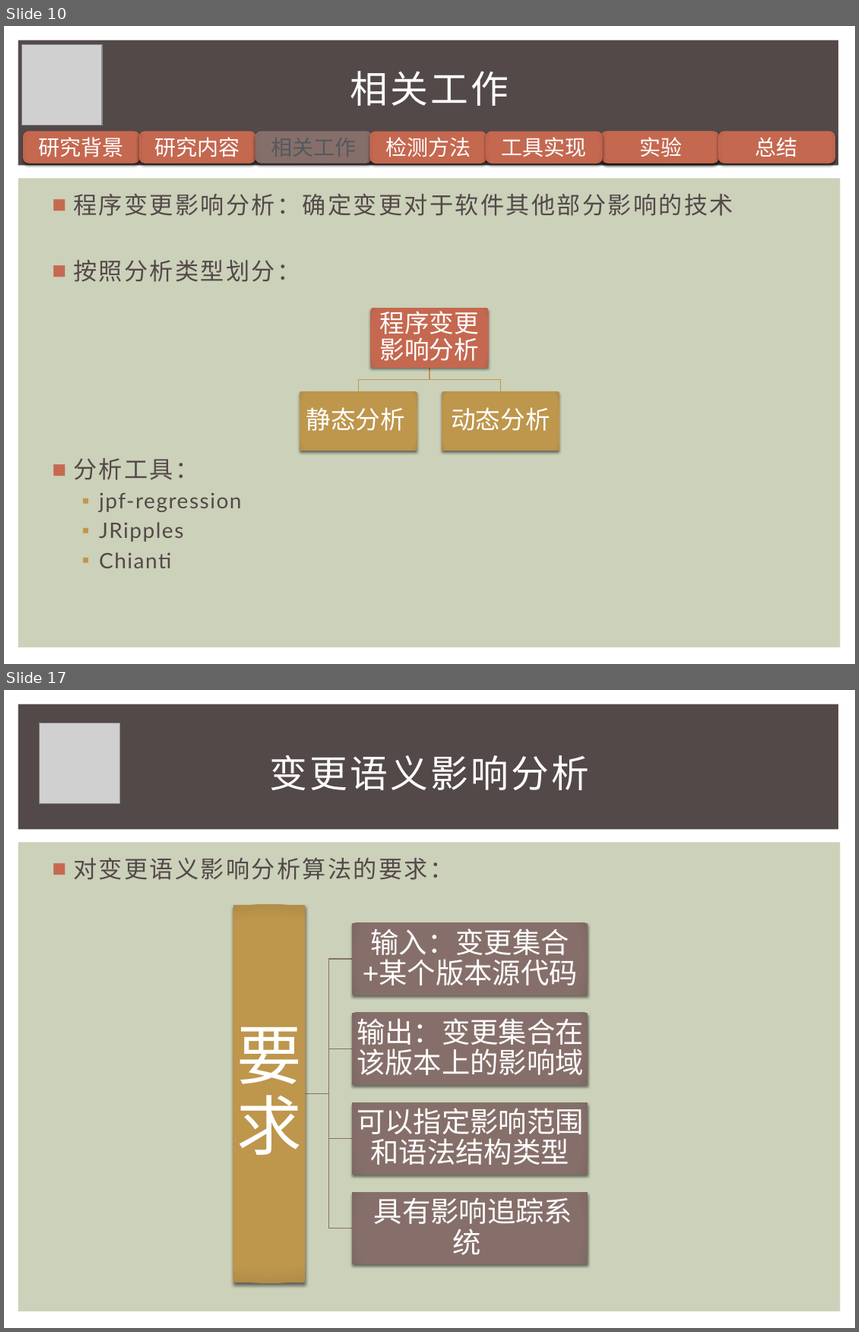
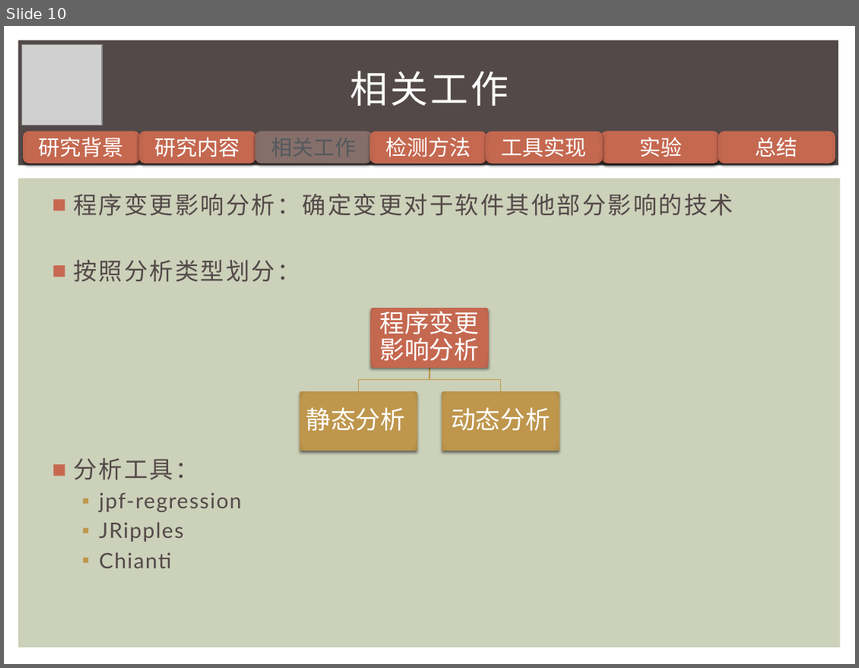
Before and after one commit to iewrer/mythesis, a slide deck: 答辩PPT.pptx. Shown one above the other, each under a label of ours: slides 10 and 17 before the commit, slide 10 after it; the slides between them are not shown. The pictures are 859x1332 and 859x668 pixels, drawn with LibreOffice and Linux fonts; fonts in the diff are those of the drawing; grey boxes stand for pictures. Boxes give left, top, right and bottom in pixels: in the first picture for what was removed or moved away, otherwise in the second. Text is boxed around its words. In the diff, an @@ line names an element or a change of style, - is before the commit and + after.

```diff
--- a/答辩PPT.pptx
+++ b/答辩PPT.pptx
@@ slide 17 removed at <box>4,690,855,1328</box>, background #FFFFFF; not listed: 2 template elements that a slide beside it also shows @@
@@ picture removed at <box>40,723,120,803</box> @@
@@ title removed at <box>270,755,589,790</box> @@
-变更语义影响分析
@@ text removed at <box>73,858,453,880</box> @@
-■ 对变更语义影响分析算法的要求：
@@ group removed at <box>233,904,588,1283</box>: 5 rectangles, 5 texts, 4 freeform shapes @@
-要求
-输入：变更集合+某个版本源代码
-输出：变更集合在该版本上的影响域
-可以指定影响范围和语法结构类型
-具有影响追踪系统
```
Also in this commit, not shown: 12 slides changed, 4 slides added, 7 other slides removed, 1 other file.
